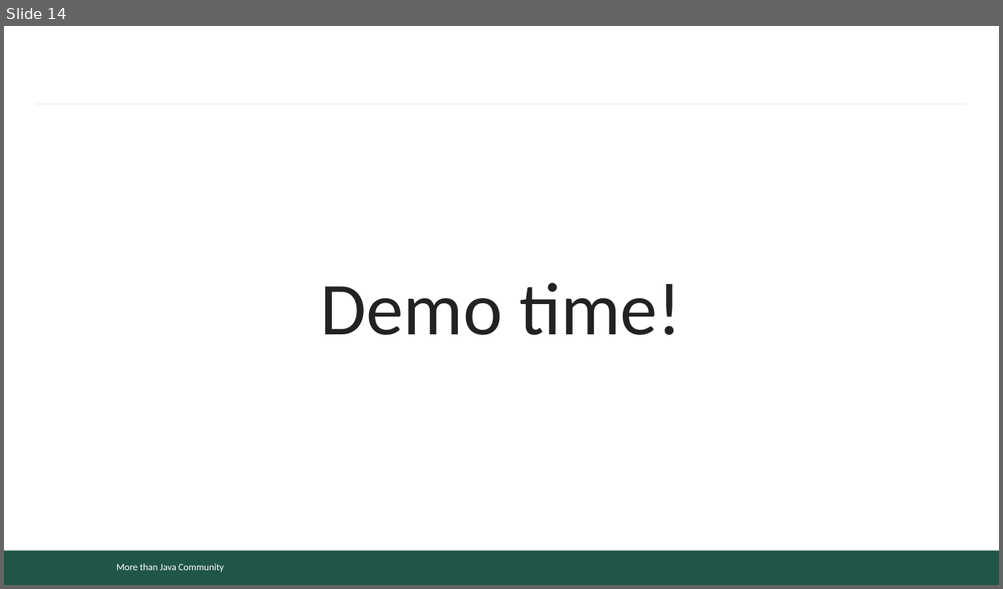
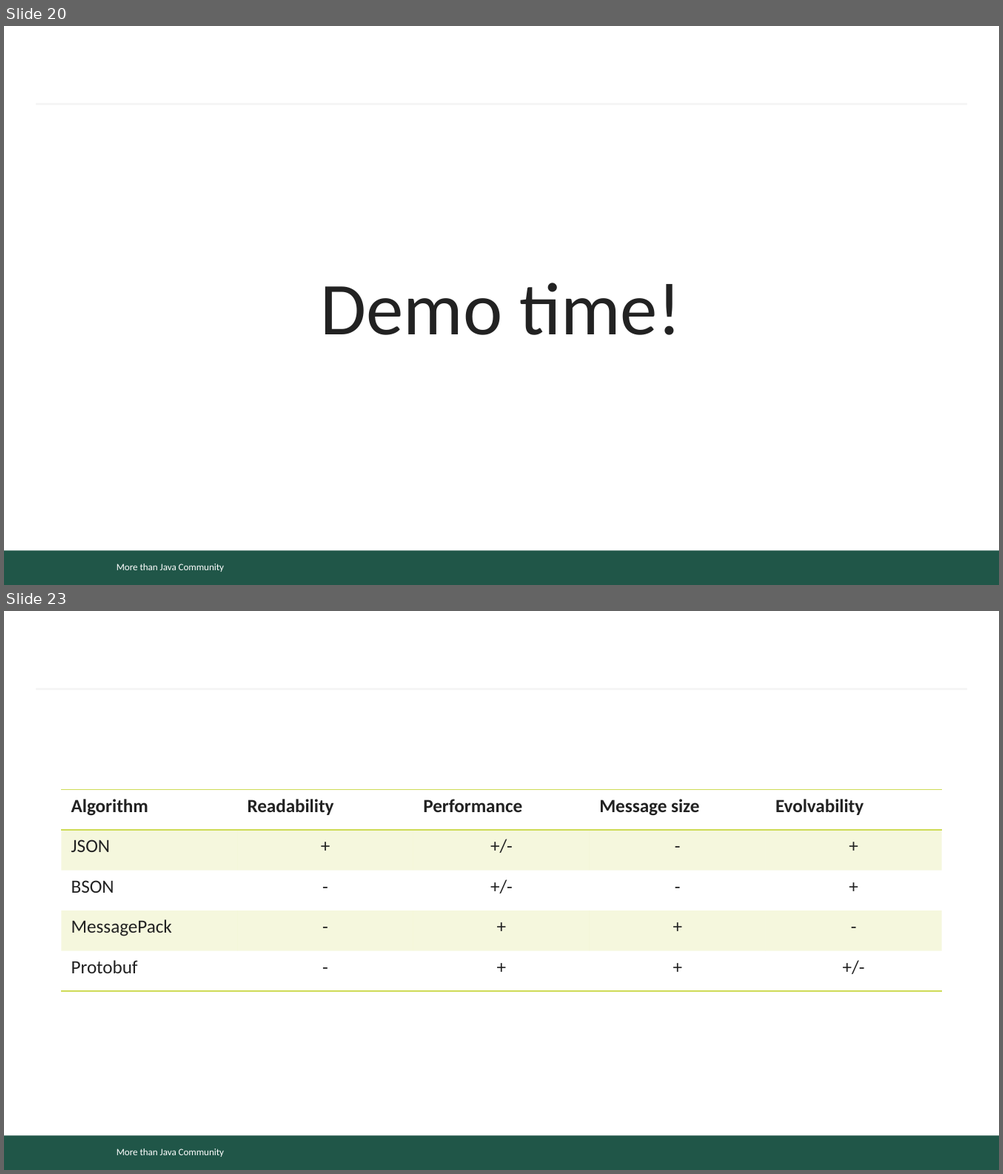
Before and after one commit to mjc-school/MJC-School, a slide deck: stage #4/light-talks/serialization/serialization.pptx. Shown one above the other, each under a label of ours: slide 14 before the commit, slides 20 and 23 after it; the slides between them are not shown. The pictures are 1003x589 and 1003x1174 pixels, drawn with LibreOffice and Linux fonts; fonts in the diff are those of the drawing; background and template pictures are left out. Boxes give left, top, right and bottom in pixels: in the first picture for what was removed or moved away, otherwise in the second. Text is boxed around its words. In the diff, an @@ line names an element or a change of style, - is before the commit and + after.

```diff
--- a/stage #4/light-talks/serialization/serialization.pptx
+++ b/stage #4/light-talks/serialization/serialization.pptx
@@ slide 23 added at (x1=4, y1=611, x2=999, y2=1170), background #FFFFFF; not listed: 3 template elements that a slide beside it also shows @@
@@ table added at (x1=62, y1=790, x2=942, y2=992), 5 rows, 5 columns @@
+Algorithm | Readability | Performance | Message size | Evolvability
+JSON | + | +/- | - | +
+BSON | - | +/- | - | +
+MessagePack | - | + | + | -
+Protobuf | - | + | + | +/-
@@ what was slide 14 is now slide 20 @@
```
Also in this commit, not shown: 18 other slides added, 11 slides removed.
